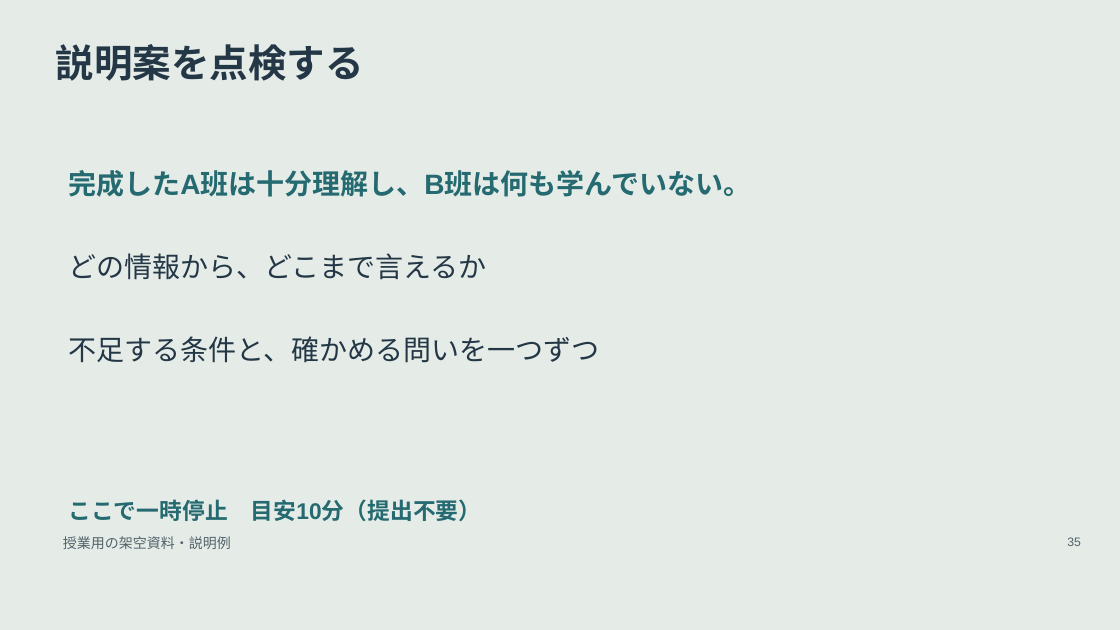
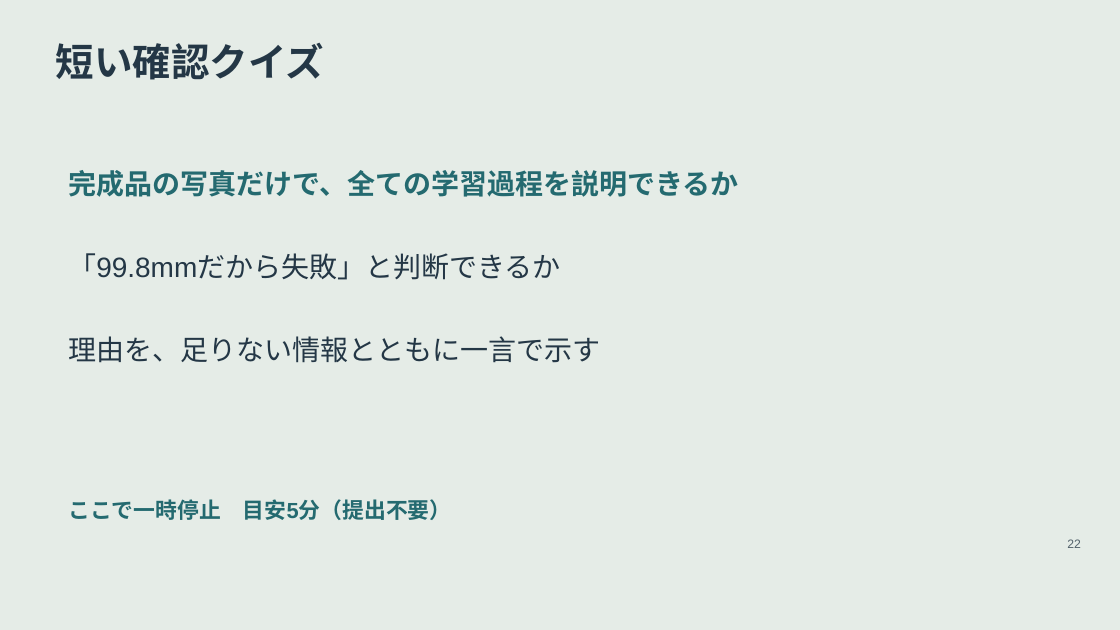
Before and after one commit to zooc-14calbp/industrial-education-i, a slide deck: slide 22 of lessons/03/slides.pptx (slide 35 before the commit). Drawn at 1120x630 pixels with LibreOffice and Linux fonts; fonts in the diff are those of the drawing. Boxes give left, top, right and bottom in pixels: in the first picture for what was removed or moved away, otherwise in the second. Text is boxed around its words. In the diff, an @@ line names an element or a change of style, - is before the commit and + after.

```diff
--- a/lessons/03/slides.pptx
+++ b/lessons/03/slides.pptx
@@ text at <box>56,43,324,80</box>: text changed @@
-説明案を点検する
+短い確認クイズ
@@ text at <box>68,170,738,197</box>: text changed @@
-完成したA班は十分理解し、B班は何も学んでいない。
+完成品の写真だけで、全ての学習過程を説明できるか
@@ text at <box>68,253,561,280</box>: text changed @@
-どの情報から、どこまで言えるか
+「99.8mmだから失敗」と判断できるか
@@ text at <box>68,336,600,363</box>: text changed @@
-不足する条件と、確かめる問いを一つずつ
+理由を、足りない情報とともに一言で示す
@@ text at <box>68,499,452,520</box>: text changed; size 19.5 to 18.8 pt @@
-ここで一時停止 目安10分（提出不要）
+ここで一時停止 目安5分（提出不要）
@@ text removed at <box>63,536,231,549</box> @@
-授業用の架空資料・説明例
@@ text removed at <box>1067,537,1081,546</box> @@
-35
@@ text added at <box>1067,539,1081,548</box>, 10.5 pt, text #52616A @@
+22
```
Also in this commit, not shown: 6 other slides changed, 18 slides added, 33 slides removed, 45 other files.
